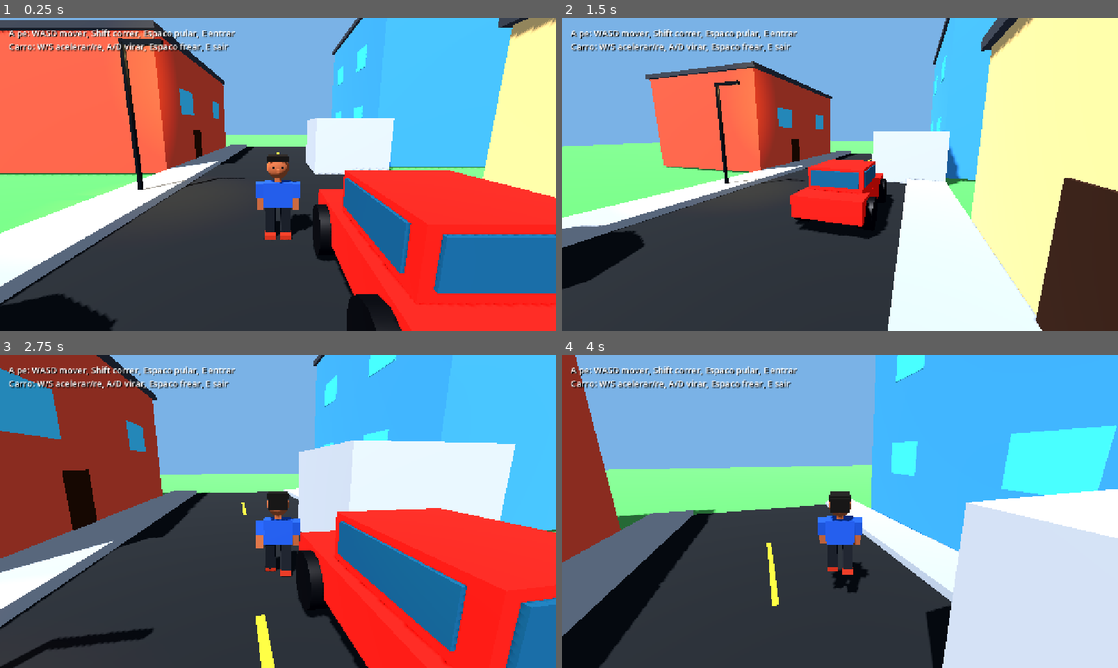
Above: before the commit, frames 1-4 (two rows, left to right).
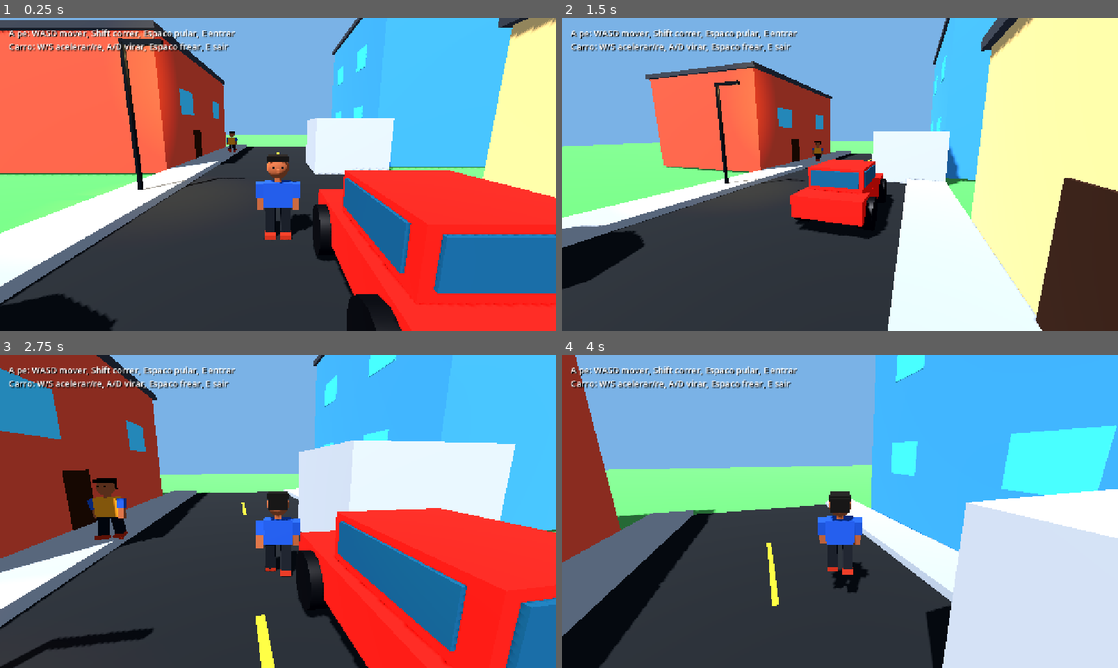
Above: after the commit, the same moments.

Repository: Rafium-MS/malandragem
Game: Godot game, scene res://scenes/main.tscn
The game is run twice, just before and just after one commit, with the same random seed, the same clock (stepped at 60 frames per second) and the same inputs.
Inputs (mouse positions are in pixels of both pictures, inside the frame that each line leads up to):
- Up to frame 1 (0.25 s): no input
- Up to frame 2 (1.5 s): move the mouse to (867, 174) at 0.52 s; hold E (interact) 0.53-1.28 s; hold W (move_forward) from 0.53 s (still down); tap Space (jump) at 0.77 s; move the mouse to (812, 174) at 1.27 s; tap Shift (sprint) at 1.35 s
- Up to frame 3 (2.75 s): keep holding W (move_forward); tap Space (jump) at 1.52 s; move the mouse to (289, 505) at 2.02 s; hold E (interact) from 2.03 s (still down)
- Up to frame 4 (4 s): keep holding W (move_forward); move the mouse to (834, 517) at 2.77 s; release E (interact) at 2.78 s; tap Shift (sprint) at 2.85 s; tap Space (jump) at 3.02, 3.77 s; move the mouse to (878, 514) at 3.52 s; hold E (interact) from 3.53 s (still down)

The runs differ from the first frame. In frame 1, less than 0.1% of the frame differs, in the area x 40-43%, y 36-43%; in frame 2, less than 0.1%; in frame 3, 0.9%, in the area x 15-28%, y 39-60%; in frame 4, nothing differs.

Commit message:
feat: adicionar primeiro npc pedestre

Diff:
--- a/project.godot
+++ b/project.godot
@@ -55,13 +55,13 @@
 }
 sprint={
 "deadzone": 0.5,
-"events": [Object(InputEventKey,"physical_keycode":4194325)
-, Object(InputEventKey,"physical_keycode":4194326)
+"events": [Object(InputEventKey,"resource_local_to_scene":false,"resource_name":"","device":16,"window_id":0,"alt_pressed":false,"shift_pressed":false,"ctrl_pressed":false,"meta_pressed":false,"pressed":false,"keycode":0,"physical_keycode":4194325,"key_label":0,"unicode":0,"location":0,"echo":false,"script":null)
+, Object(InputEventKey,"resource_local_to_scene":false,"resource_name":"","device":16,"window_id":0,"alt_pressed":false,"shift_pressed":false,"ctrl_pressed":false,"meta_pressed":false,"pressed":false,"keycode":0,"physical_keycode":4194326,"key_label":0,"unicode":0,"location":0,"echo":false,"script":null)
 ]
 }
 interact={
 "deadzone": 0.5,
-"events": [Object(InputEventKey,"physical_keycode":69)
+"events": [Object(InputEventKey,"resource_local_to_scene":false,"resource_name":"","device":16,"window_id":0,"alt_pressed":false,"shift_pressed":false,"ctrl_pressed":false,"meta_pressed":false,"pressed":false,"keycode":0,"physical_keycode":69,"key_label":0,"unicode":0,"location":0,"echo":false,"script":null)
 ]
 }
 
--- a/scenes/main.tscn
+++ b/scenes/main.tscn
@@ -1,8 +1,9 @@
-[gd_scene load_steps=10 format=3]
+[gd_scene load_steps=11 format=3]
 
 [ext_resource type="PackedScene" path="res://scenes/player/player.tscn" id="1_player"]
 [ext_resource type="PackedScene" path="res://scenes/world/city_map.tscn" id="2_city"]
 [ext_resource type="PackedScene" path="res://scenes/vehicles/arcade_car.tscn" id="3_car"]
+[ext_resource type="PackedScene" path="res://scenes/npcs/pedestrian.tscn" id="4_pedestrian"]
 
 [sub_resource type="Environment" id="Environment_main"]
 background_mode = 1
@@ -66,6 +67,9 @@
 [node name="ArcadeCar" parent="." instance=ExtResource("3_car")]
 position = Vector3(2, 0.1, 6)
 
+[node name="Pedestrian" parent="." instance=ExtResource("4_pedestrian")]
+position = Vector3(-4.2, 0.3, -12)
+
 [node name="Instructions" type="Label" parent="."]
 offset_left = 20.0
 offset_top = 20.0
--- /dev/null
+++ b/scenes/npcs/pedestrian.tscn
@@ -0,0 +1,52 @@
+[gd_scene load_steps=7 format=3]
+
+[ext_resource type="Script" path="res://scripts/pedestrian.gd" id="1_script"]
+[ext_resource type="PackedScene" path="res://scenes/player/low_poly_man.tscn" id="2_man"]
+
+[sub_resource type="CapsuleShape3D" id="Shape_body"]
+radius = 0.38
+height = 1.75
+
+[sub_resource type="SphereShape3D" id="Shape_detector"]
+radius = 4.5
+
+[sub_resource type="BoxMesh" id="Mesh_cube"]
+size = Vector3(1, 1, 1)
+
+[sub_resource type="StandardMaterial3D" id="Mat_npc_shirt"]
+albedo_color = Color(0.68, 0.42, 0.08, 1)
+roughness = 0.9
+
+[node name="Pedestrian" type="CharacterBody3D"]
+script = ExtResource("1_script")
+floor_snap_length = 0.3
+
+[node name="CollisionShape3D" type="CollisionShape3D" parent="."]
+position = Vector3(0, 0.875, 0)
+shape = SubResource("Shape_body")
+
+[node name="Visual" type="Node3D" parent="."]
+
+[node name="LowPolyMan" parent="Visual" instance=ExtResource("2_man")]
+scale = Vector3(0.78, 0.78, 0.78)
+
+[node name="ShirtVariation" type="MeshInstance3D" parent="Visual"]
+position = Vector3(0, 0.975, 0)
+scale = Vector3(0.62, 0.58, 0.32)
+mesh = SubResource("Mesh_cube")
+material_override = SubResource("Mat_npc_shirt")
+
+[node name="ObstacleRay" type="RayCast3D" parent="Visual"]
+position = Vector3(0, 0.55, 0)
+target_position = Vector3(0, 0, 1.15)
+collision_mask = 1
+enabled = true
+
+[node name="VehicleDetector" type="Area3D" parent="."]
+collision_layer = 0
+collision_mask = 1
+monitoring = true
+
+[node name="CollisionShape3D" type="CollisionShape3D" parent="VehicleDetector"]
+position = Vector3(0, 0.9, 0)
+shape = SubResource("Shape_detector")
--- /dev/null
+++ b/scripts/pedestrian.gd
@@ -0,0 +1,120 @@
+class_name Pedestrian
+extends CharacterBody3D
+
+signal movement_state_changed(state: StringName)
+
+@export_category("Rota")
+@export var patrol_points := PackedVector3Array([
+	Vector3.ZERO,
+	Vector3(0, 0, 12),
+	Vector3(0, 0, 24),
+])
+@export var walk_speed := 2.2
+@export var acceleration := 8.0
+@export var arrival_distance := 0.45
+@export var wait_time := 1.2
+
+@export_category("Percepcao")
+@export var vehicle_danger_speed := 2.5
+
+@onready var visual: Node3D = $Visual
+@onready var obstacle_ray: RayCast3D = $Visual/ObstacleRay
+@onready var vehicle_detector: Area3D = $VehicleDetector
+
+var gravity: float = ProjectSettings.get_setting("physics/3d/default_gravity")
+var _route_origin: Vector3
+var _target_index := 1
+var _wait_timer := 0.0
+var _movement_state: StringName = &"idle"
+var _nearby_vehicles: Array[Node3D] = []
+
+
+func _ready() -> void:
+	_route_origin = global_position
+	vehicle_detector.body_entered.connect(_on_detector_body_entered)
+	vehicle_detector.body_exited.connect(_on_detector_body_exited)
+
+
+func _physics_process(delta: float) -> void:
+	_apply_gravity(delta)
+	_remove_invalid_vehicles()
+
+	if _must_wait_for_safety() or obstacle_ray.is_colliding():
+		_slow_down(delta)
+		_set_movement_state(&"idle")
+		move_and_slide()
+		return
+
+	if _wait_timer > 0.0:
+		_wait_timer -= delta
+		_slow_down(delta)
+		_set_movement_state(&"idle")
+		move_and_slide()
+		return
+
+	if patrol_points.is_empty():
+		_slow_down(delta)
+		_set_movement_state(&"idle")
+		move_and_slide()
+		return
+
+	var target := _route_origin + patrol_points[_target_index]
+	var offset := target - global_position
+	offset.y = 0.0
+	if offset.length() <= arrival_distance:
+		_target_index = (_target_index + 1) % patrol_points.size()
+		_wait_timer = wait_time
+		_slow_down(delta)
+		_set_movement_state(&"idle")
+		move_and_slide()
+		return
+
+	var direction := offset.normalized()
+	velocity.x = move_toward(velocity.x, direction.x * walk_speed, acceleration * delta)
+	velocity.z = move_toward(velocity.z, direction.z * walk_speed, acceleration * delta)
+	var target_yaw := atan2(direction.x, direction.z)
+	visual.rotation.y = lerp_angle(visual.rotation.y, target_yaw, 10.0 * delta)
+	_set_movement_state(&"walk")
+	move_and_slide()
+
+
+func _apply_gravity(delta: float) -> void:
+	if not is_on_floor():
+		velocity.y -= gravity * delta
+	else:
+		velocity.y = -0.5
+
+
+func _slow_down(delta: float) -> void:
+	velocity.x = move_toward(velocity.x, 0.0, acceleration * delta)
+	velocity.z = move_toward(velocity.z, 0.0, acceleration * delta)
+
+
+func _must_wait_for_safety() -> bool:
+	for vehicle in _nearby_vehicles:
+		var speed_value: Variant = vehicle.get("current_speed")
+		if speed_value is float and absf(speed_value) >= vehicle_danger_speed:
+			return true
+	return false
+
+
+func _remove_invalid_vehicles() -> void:
+	_nearby_vehicles = _nearby_vehicles.filter(func(vehicle: Node3D) -> bool:
+		return is_instance_valid(vehicle)
+	)
+
+
+func _set_movement_state(state: StringName) -> void:
+	if state == _movement_state:
+		return
+	_movement_state = state
+	movement_state_changed.emit(_movement_state)
+
+
+func _on_detector_body_entered(body: Node3D) -> void:
+	if body.is_in_group("vehicles") and body not in _nearby_vehicles:
+		_nearby_vehicles.append(body)
+
+
+func _on_detector_body_exited(body: Node3D) -> void:
+	_nearby_vehicles.erase(body)
Not shown, added: scripts/pedestrian.gd.uid
Not shown, changed: ROADMAP.md
